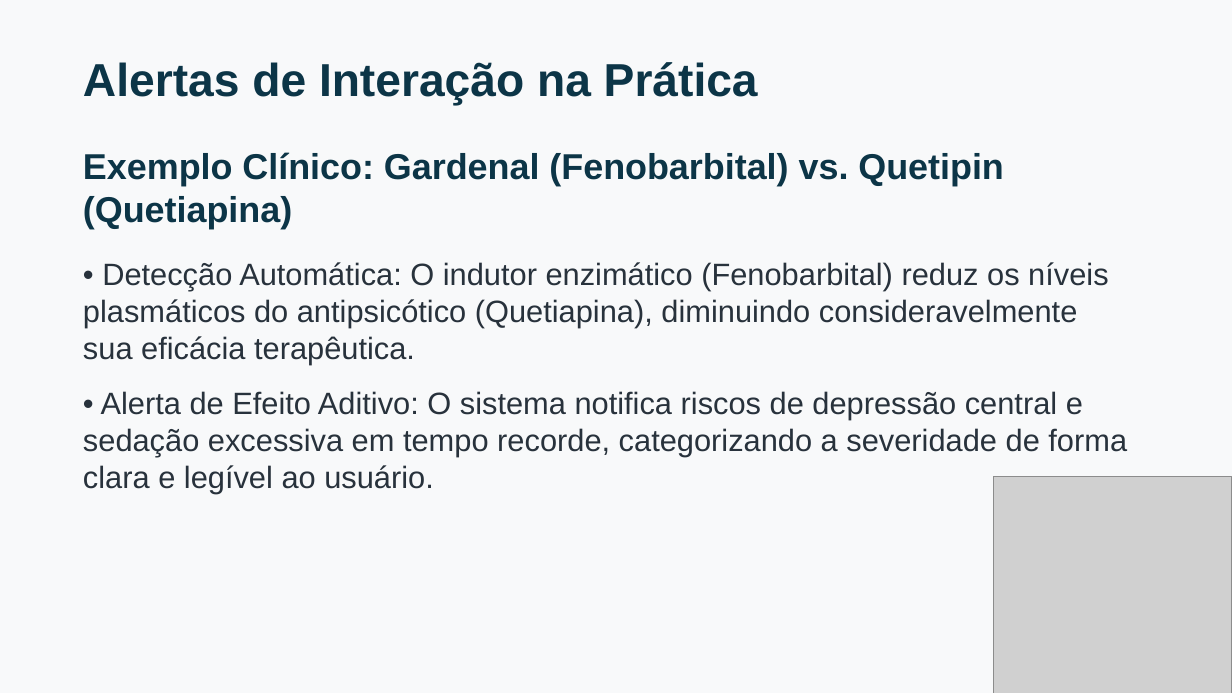
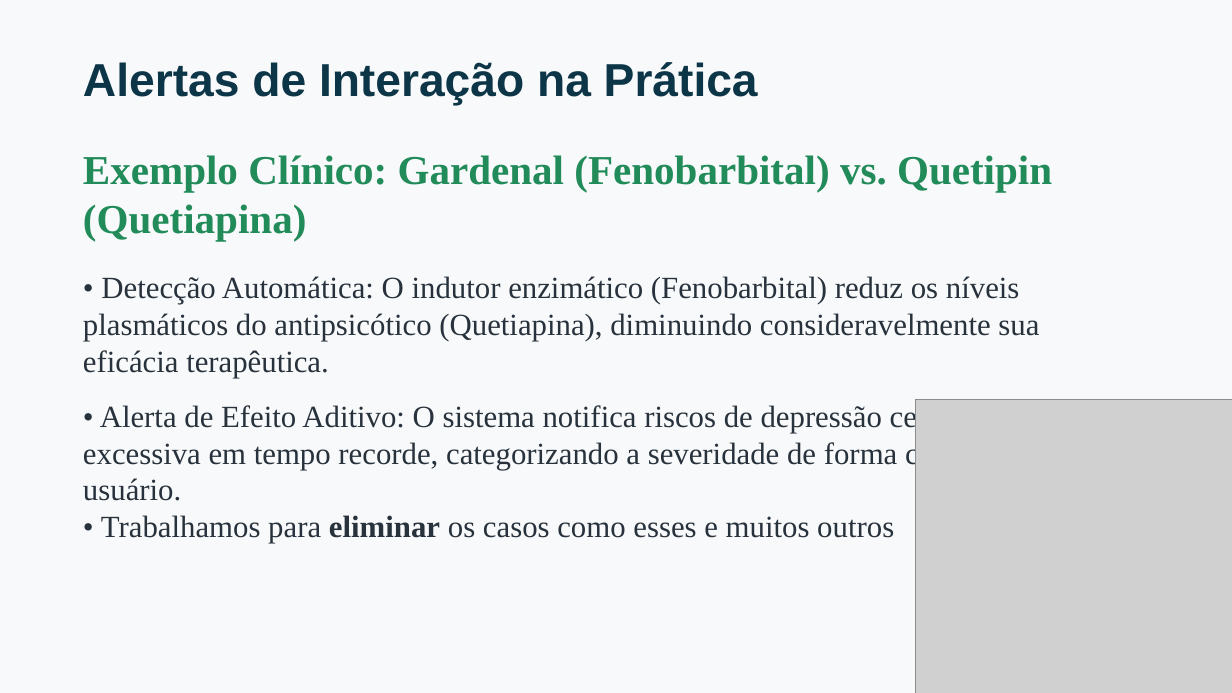
Before and after one commit to Adrian-1BoS/Infomed, a slide deck: slide 8 of data/images/Apresentacao_InfoMed.pptx (slide 4 before the commit). Drawn at 1232x693 pixels with LibreOffice and Linux fonts; fonts in the diff are those of the drawing; grey boxes stand for pictures. Boxes give left, top, right and bottom in pixels: in the first picture for what was removed or moved away, otherwise in the second. Text is boxed around its words. In the diff, an @@ line names an element or a change of style, - is before the commit and + after.

```diff
--- a/data/images/Apresentacao_InfoMed.pptx
+++ b/data/images/Apresentacao_InfoMed.pptx
@@ text at (83,155,1052,501): size 28 to 32 pt, text colour #0C3547 to #228B5A in "Exemplo Clínico: Gardenal (Fenobarbital) vs. Quetipin (Queti ..."; font Arial to Times New Roman in "Exemplo Clínico: Gardenal (Fenobarbital) vs. Quetipin (Queti ...", "• Detecção Automática: O indutor enzimático (Fenobarbital) ...", "• Alerta de Efeito Aditivo: O sistema ..." @@
@@ picture added at (916,399,1232,693) @@
@@ picture removed at (994,476,1232,693) @@
@@ text at (101,515,894,544): paragraph added @@
+• Trabalhamos para eliminar os casos como esses e muitos outros
```
Also in this commit, not shown: 8 other slides changed, 5 slides added, 1 slide removed, 5 other files.
